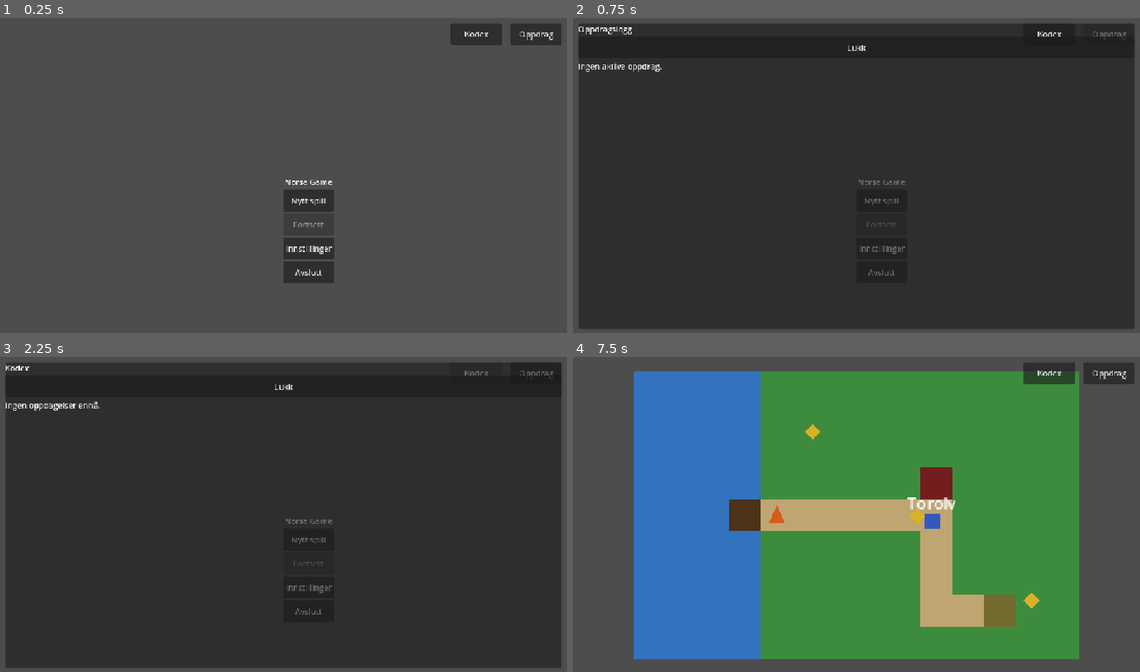
Above: before the commit, frames 1-4 (two rows, left to right).
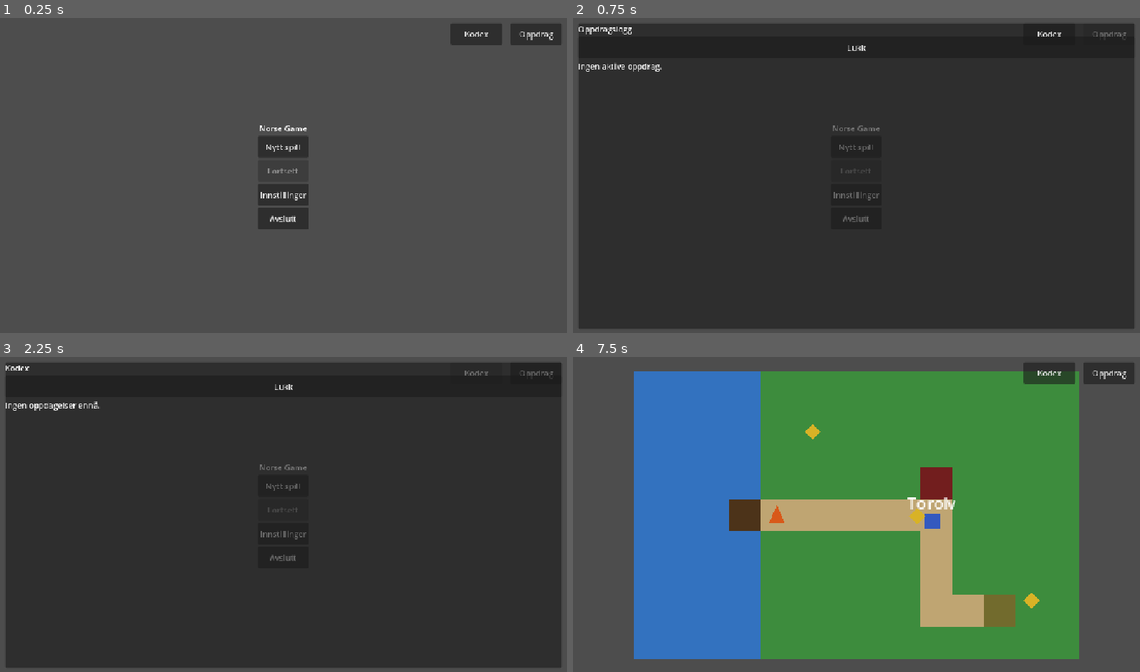
Above: after the commit, the same moments.

Repository: AtlasInMind/norse-game
Game: Godot game, scene res://scenes/main_menu.tscn
Two runs of this game, one before a commit and one after it. Both use one fixed random seed, a clock stepped at 60 frames per second and the inputs below.
Inputs:
- Up to frame 1 (0.25 s): no input
- Up to frame 2 (0.75 s): click "Oppdrag" at 0.5 s
- Up to frame 3 (2.25 s): click "Lukk" at 1.25 s; click "Kodex" at 2 s
- Up to frame 4 (7.5 s): click "Nytt spill" at 2.75 s; click "Innstillinger" at 3.5 s; click "Avslutt" at 4.25 s; click "Oppdrag" at 5 s; click "Kodex" at 5.75 s; click "Lukk" at 6.5 s; click "Nytt spill" at 7.25 s

The runs differ from the first frame. In frame 1, 3.0% of the frame differs, in the area x 45-59%, y 34-85%; in frame 2, 0.4%; in frame 3, 0.4%; in frame 4, nothing differs.

Commit message:
Gjennomfør første spilltestrunde av vertikal skive + M2-systemer (issue #18)
Spilltestet hele løpet (hovedmeny → nytt spill → utforsking → fullført
oppdrag → lagring/gjenåpning) i faktisk nettleser-eksport av spillet.
Fant og rettet en reell sentrerings-/klikkeblokkerings-feil i hovedmenyen
og innstillingspanelet (Control.PRESET_CENTER sentrerer ikke en dynamisk
størrelses-container korrekt). Øvrige funn (oppdrags-/kodex-fremgang
overlever ikke reell reload, ingen vei tilbake til hovedmeny fra spillet,
Kodex/Oppdrag synlig før spillstart) er ikke blokkerende og dokumentert
for oppfølging i docs/playtest_m2_forste_runde.md.

Co-Authored-By: Claude Sonnet 5 <noreply@anthropic.com>
Claude-Session: https://claude.ai/code/session_014qgPGoKn3nZmKBvgbYEBQp

Diff:
--- a/game/scripts/main_menu.gd
+++ b/game/scripts/main_menu.gd
@@ -16,10 +16,14 @@
 func _ready() -> void:
 	set_anchors_preset(Control.PRESET_FULL_RECT)
 
+	var menu_center := CenterContainer.new()
+	menu_center.set_anchors_preset(Control.PRESET_FULL_RECT)
+	menu_center.mouse_filter = Control.MOUSE_FILTER_IGNORE
+	add_child(menu_center)
+
 	_menu_box = VBoxContainer.new()
-	_menu_box.set_anchors_preset(Control.PRESET_CENTER)
 	_menu_box.alignment = BoxContainer.ALIGNMENT_CENTER
-	add_child(_menu_box)
+	menu_center.add_child(_menu_box)
 	var menu_box := _menu_box
 
 	var title := Label.new()
@@ -61,10 +65,14 @@
 
 
 func _build_settings_panel() -> void:
+	var settings_center := CenterContainer.new()
+	settings_center.set_anchors_preset(Control.PRESET_FULL_RECT)
+	settings_center.mouse_filter = Control.MOUSE_FILTER_IGNORE
+	add_child(settings_center)
+
 	_settings_panel = PanelContainer.new()
-	_settings_panel.set_anchors_preset(Control.PRESET_CENTER)
 	_settings_panel.visible = false
-	add_child(_settings_panel)
+	settings_center.add_child(_settings_panel)
 
 	var settings_box := VBoxContainer.new()
 	_settings_panel.add_child(settings_box)
Not shown, changed: docs/RESEARCH_INDEX.md
Not shown, added: docs/playtest_m2_forste_runde.md
